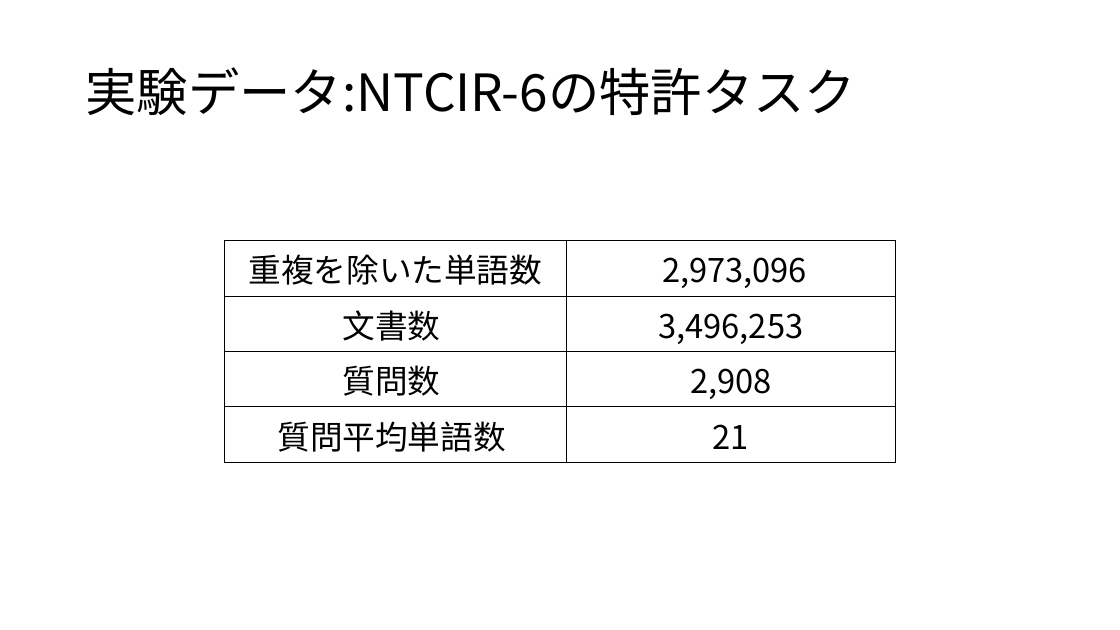
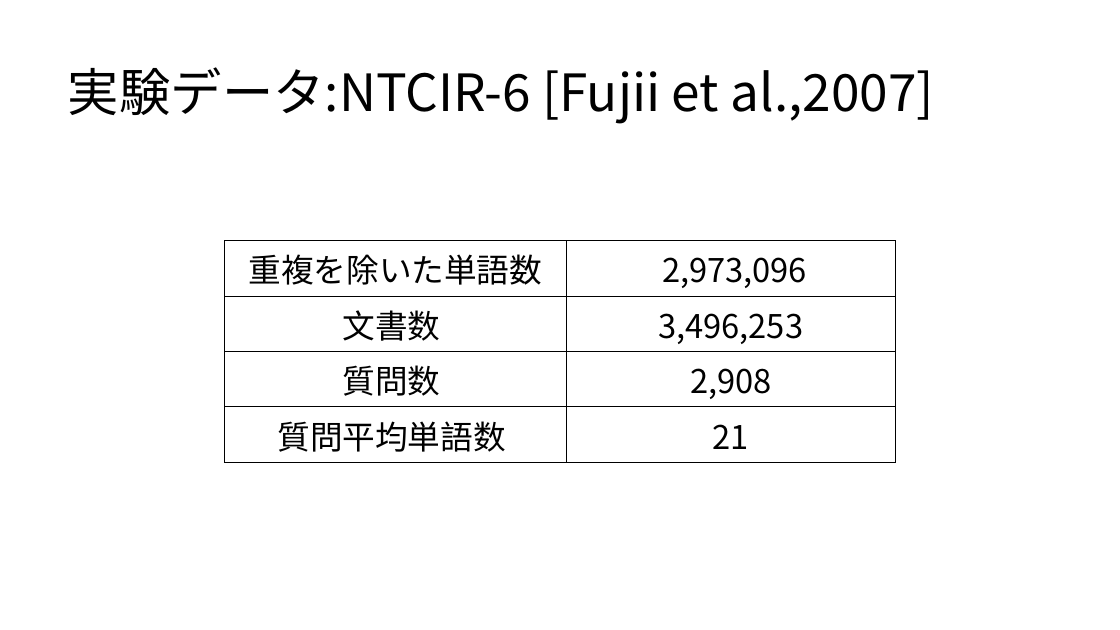
Before and after one commit to aaeviru/thesis, a slide deck: slide 63 of slide/sr2017-slide.pptx (slide 61 before the commit). Drawn at 1120x630 pixels with LibreOffice and Linux fonts; fonts in the diff are those of the drawing. Boxes give left, top, right and bottom in pixels: in the first picture for what was removed or moved away, otherwise in the second. Text is boxed around its words. In the diff, an @@ line names an element or a change of style, - is before the commit and + after.

```diff
--- a/slide/sr2017-slide.pptx
+++ b/slide/sr2017-slide.pptx
@@ title at [68, 67, 935, 124]: text changed; font Noto Sans CJK SC to Noto Sans CJK JP @@
-実験データ:NTCIR-6の特許タスク
+実験データ:NTCIR-6 [Fujii et al.,2007]
```
Also in this commit, not shown: 12 other slides changed, 12 slides added, 1 slide removed, 15 other files.
